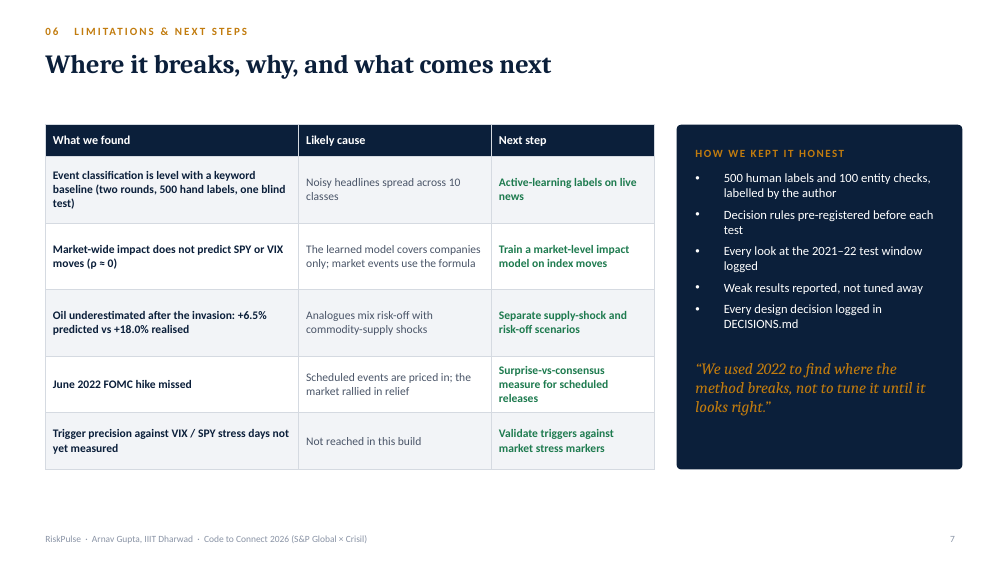
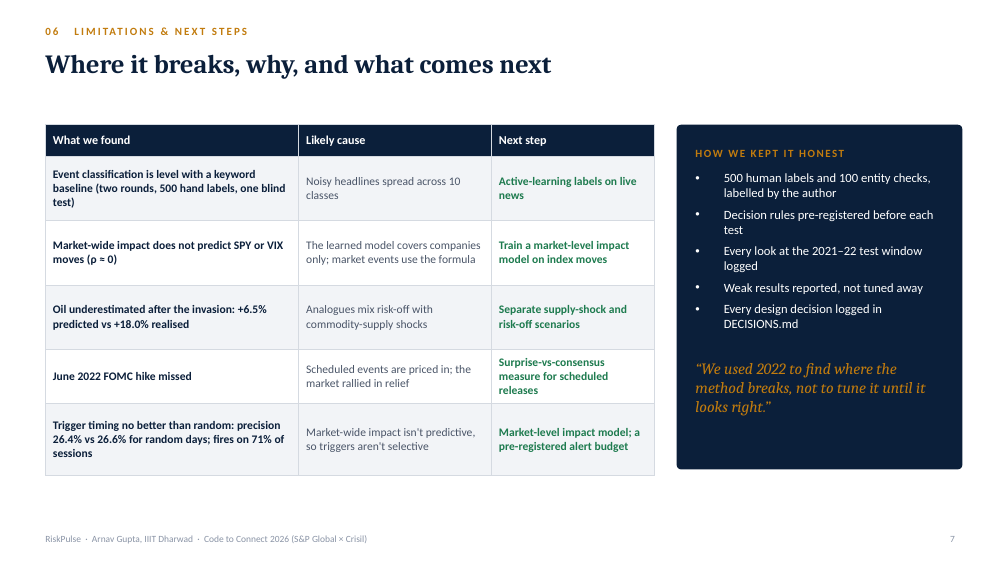
Before and after one commit to arnavgupta2004/iiit-dharwad-arnav-gupta-hackathon, a slide deck: slide 7 of docs/presentation.pptx. Drawn at 1008x567 pixels with LibreOffice and Linux fonts; fonts in the diff are those of the drawing. Boxes give left, top, right and bottom in pixels: in the first picture for what was removed or moved away, otherwise in the second. Text is boxed around its words. In the diff, an @@ line names an element or a change of style, - is before the commit and + after.

Commit message:
docs: deck updated with the trigger-validation result

```diff
--- a/docs/presentation.pptx
+++ b/docs/presentation.pptx
@@ table at box(45, 125, 654, 461) @@
-row 6: Trigger precision against VIX / SPY stress days not yet measured | Not reached in this build | Validate triggers against market stress markers
+row 6: Trigger timing no better than random: precision 26.4% vs 26.6% for random days; fires on 71% of sessions | Market-wide impact isn't predictive, so triggers aren't selective | Market-level impact model; a pre-registered alert budget
```
Also in this commit, not shown: 3 other slides changed, 1 other file.
